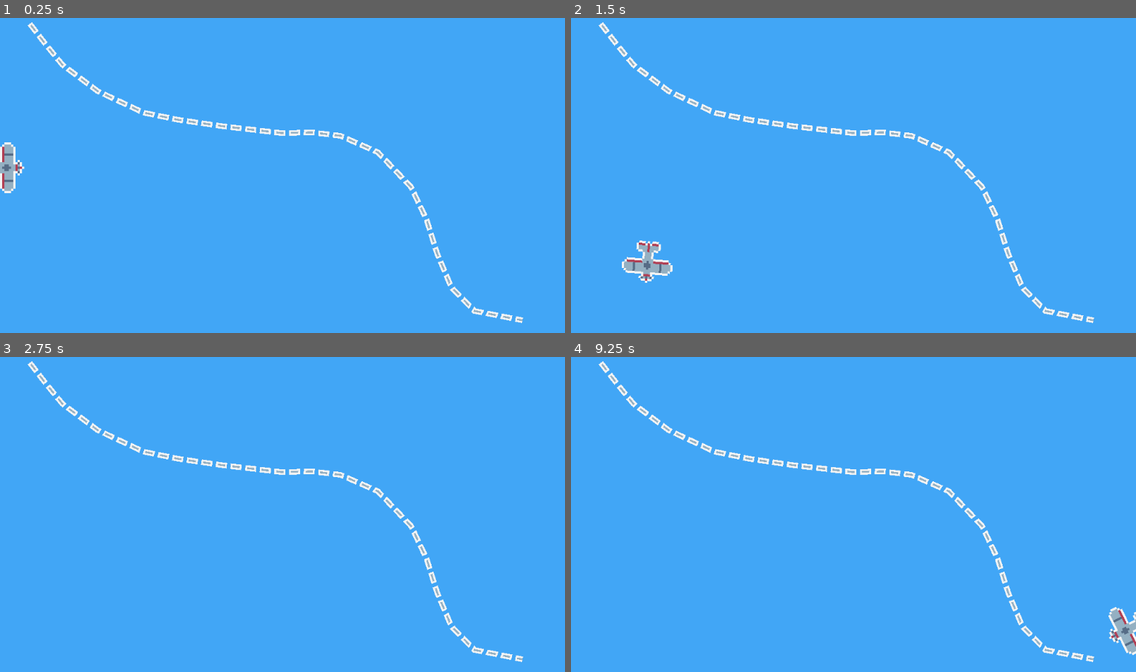
Above: before the commit, frames 1-4 (two rows, left to right).
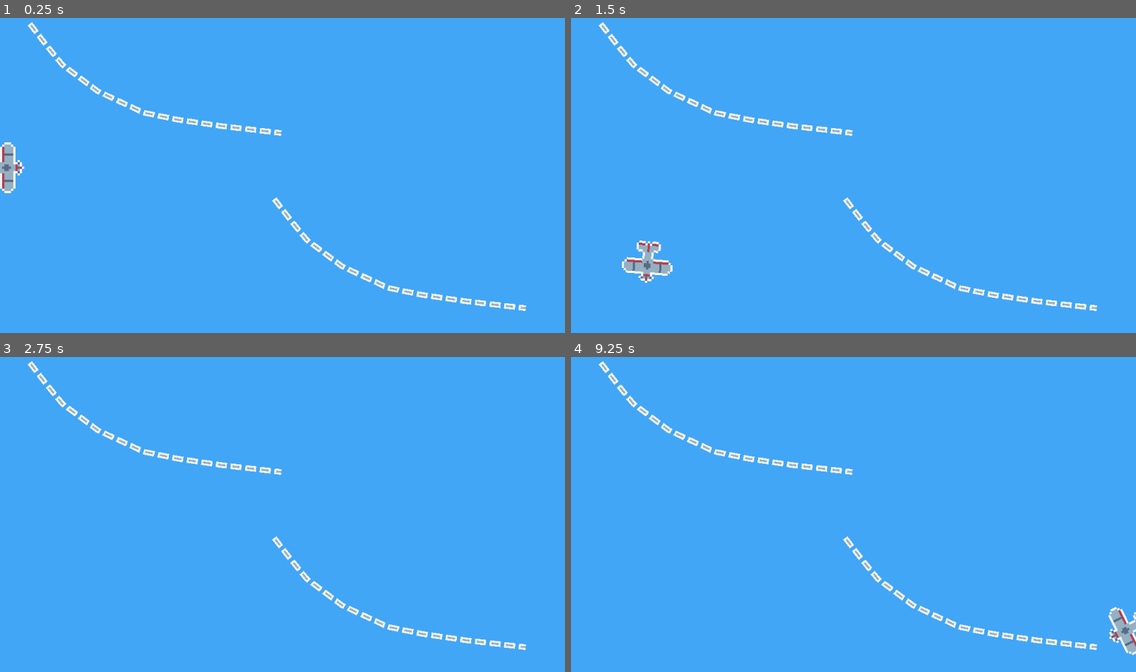
Above: after the commit, the same moments.

Repository: mudziok/plaint
Game: Godot game, scene res://Level.tscn
Two runs of this game, one before a commit and one after it. Both use one fixed random seed, a clock stepped at 60 frames per second and the inputs below. The project has no main scene, so this scene is started directly.
Inputs:
- Up to frame 1 (0.25 s): no input
- Up to frame 2 (1.5 s): hold Right (right) 0.53-1.28 s; hold Left (left) from 1.28 s (still down)
- Up to frame 3 (2.75 s): release Left (left) at 2.03 s; hold Right (right) from 2.03 s (still down)
- Up to frame 4 (9.25 s): tap Enter at 2.75, 4.25, 5.75 s; release Right (right) at 2.78 s; hold Up (accelerate) 2.78-3.53 s; tap Space at 3.5, 5, 6.5 s; hold Left (left) 3.53-5.78 s; hold Right (right) 5.78-6.53 s; hold Up (accelerate) 6.53-7.28 s; hold Right (right) 7.28-8.03 s; hold Left (left) from 8.03 s (still down)

The runs differ from the first frame. In frame 1, 1.6% of the frame differs, in the area x 42-94%, y 34-97%; in frame 2, 1.6%; in frame 3, 1.6%; in frame 4, 1.6%.

Commit message:
Create Guide Manager

Diff:
--- a/Guide.gd
+++ b/Guide.gd
@@ -1,7 +1,10 @@
 extends Line2D
+
+signal completed(guide)
 
 var remaining_points = []
 var threshold = 50.0
+var completed = false
 
 func _ready():
 	remaining_points = points
@@ -10,9 +13,24 @@
 	var new_remaining_points = []
 
 	for point in remaining_points:
-		if smokePoint.distance_to(point) > threshold:
+		if smokePoint.distance_to(point + global_position) > threshold:
 			new_remaining_points.append(point)
 
 	remaining_points = new_remaining_points
 
-	print("Pozostalo: ", remaining_points.size())
+	if remaining_points.size() == 0:
+		finished()
+
+func finished():
+	if completed == false:
+		completed = true
+	else:
+		return
+	var tween = Tween.new()
+	add_child(tween)
+	tween.interpolate_property(self, "modulate:a", modulate.a, 0.0, 0.5, Tween.TRANS_CUBIC)
+	tween.start()
+
+	yield(tween, "tween_completed")
+	emit_signal("completed", self)
+	queue_free()
--- a/Guide.tscn
+++ b/Guide.tscn
@@ -4,7 +4,7 @@
 [ext_resource path="res://Guide.gd" type="Script" id=2]
 
 [node name="Guide" type="Line2D"]
-points = PoolVector2Array( 52, 36, 82, 75, 113, 113, 177, 161, 260, 200, 323, 213, 406, 225, 510, 237, 566, 236, 617, 242, 685, 272, 745, 335, 773, 394, 792, 455, 818, 517, 860, 560, 947, 577 )
+points = PoolVector2Array( 52, 36, 82, 75, 113, 113, 177, 161, 260, 200, 323, 213, 406, 225, 510, 237 )
 default_color = Color( 1, 1, 1, 1 )
 texture = ExtResource( 1 )
 texture_mode = 1
--- /dev/null
+++ b/GuideManager.gd
@@ -0,0 +1,19 @@
+extends Node2D
+
+signal all_guides_completed
+
+var remaining_guides = []
+
+func _ready():
+	remaining_guides = get_children()
+
+func _on_guide_completed(completed_guide):
+	var new_reamaining_guides = []
+	for guide in remaining_guides:
+		if guide != completed_guide:
+			new_reamaining_guides.append(guide)
+
+	remaining_guides = new_reamaining_guides
+
+	if remaining_guides.size() == 0:
+		emit_signal("all_guides_completed")
--- a/Level.tscn
+++ b/Level.tscn
@@ -1,9 +1,10 @@
-[gd_scene load_steps=5 format=2]
+[gd_scene load_steps=6 format=2]
 
 [ext_resource path="res://Level.gd" type="Script" id=1]
 [ext_resource path="res://TrailPlane.tscn" type="PackedScene" id=2]
 [ext_resource path="res://Plane.tscn" type="PackedScene" id=3]
 [ext_resource path="res://Guide.tscn" type="PackedScene" id=4]
+[ext_resource path="res://GuideManager.gd" type="Script" id=5]
 
 [node name="Level" type="Node2D"]
 script = ExtResource( 1 )
@@ -21,12 +22,18 @@
 margin_bottom = 150.0
 
 [node name="Guide Manager" type="Node2D" parent="."]
+script = ExtResource( 5 )
 
 [node name="Guide" parent="Guide Manager" instance=ExtResource( 4 )]
-points = PoolVector2Array( 52, 36, 82, 75, 113, 113, 177, 161, 260, 200, 323, 213, 406, 225, 510, 237, 566, 236, 617, 242, 685, 272, 745, 335, 773, 394, 792, 455, 818, 517, 860, 560, 947, 577 )
+
+[node name="Guide2" parent="Guide Manager" instance=ExtResource( 4 )]
+position = Vector2( 443, 318 )
 
 [node name="Plane" parent="." instance=ExtResource( 3 )]
 position = Vector2( 194, 252 )
 trailPane = NodePath("../TrailPlane")
 
+[connection signal="completed" from="Guide Manager/Guide" to="Guide Manager" method="_on_guide_completed"]
+[connection signal="completed" from="Guide Manager/Guide2" to="Guide Manager" method="_on_guide_completed"]
 [connection signal="new_smoke" from="Plane" to="Guide Manager/Guide" method="fill"]
+[connection signal="new_smoke" from="Plane" to="Guide Manager/Guide2" method="fill"]
